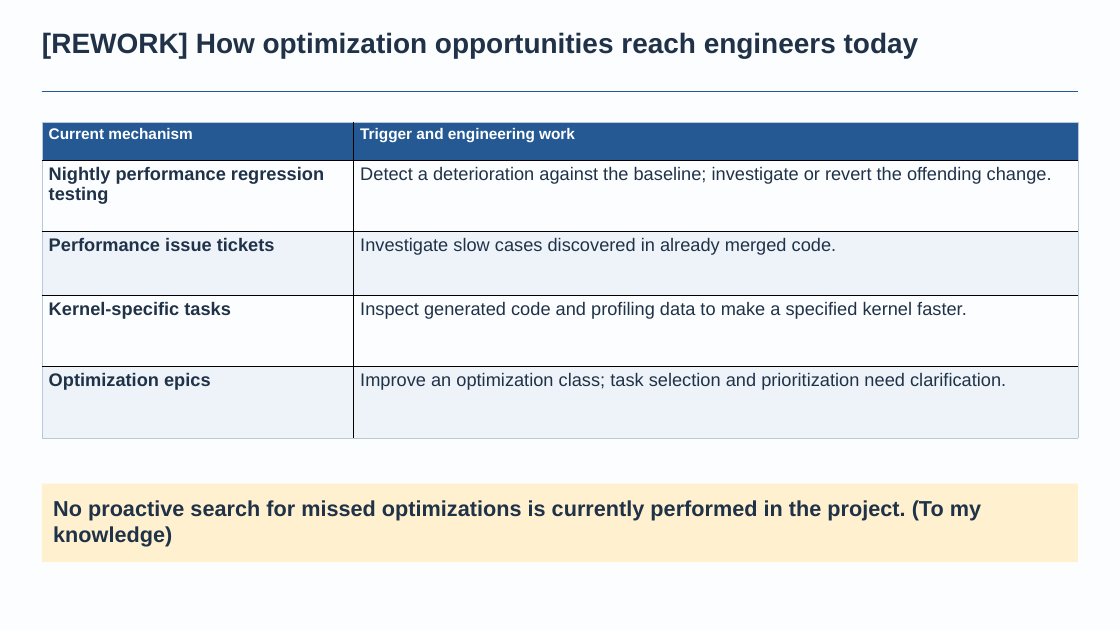
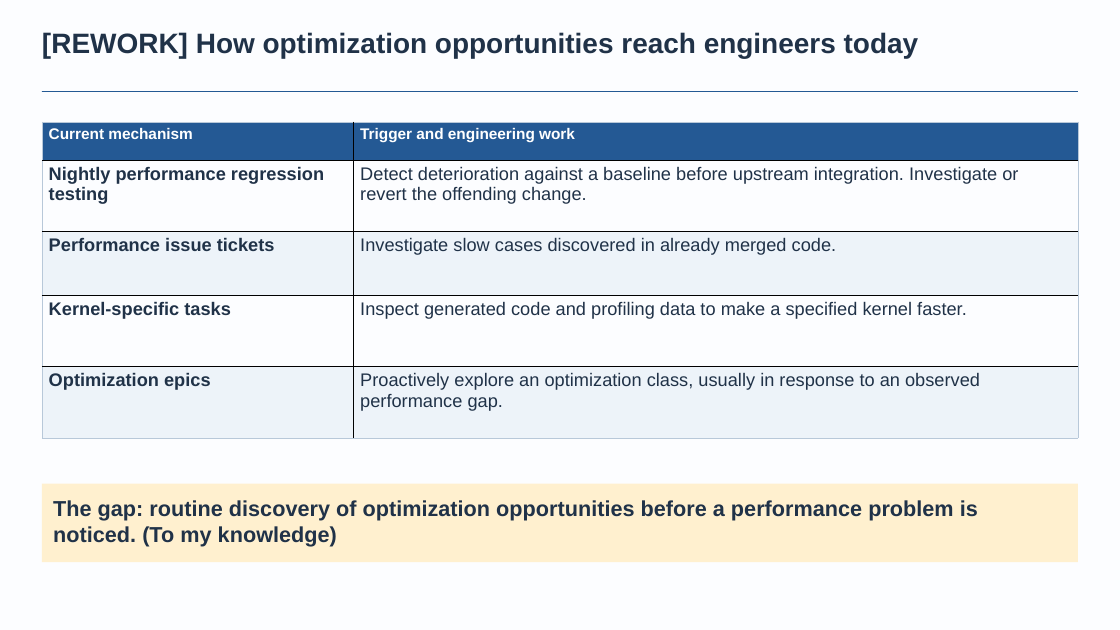
Before and after one commit to BonZirka/ascend-npu-optimization-research, a slide deck: slide 2 of output/ascend-optimization-pitch/ascend-optimization-technical.pptx. Drawn at 1120x630 pixels with LibreOffice and Linux fonts; fonts in the diff are those of the drawing. Boxes give left, top, right and bottom in pixels: in the first picture for what was removed or moved away, otherwise in the second. Text is boxed around its words. In the diff, an @@ line names an element or a change of style, - is before the commit and + after.

Commit message:
Clarify missed-optimization motivation and research starting points
Recognize problem-triggered proactive optimization epics, remove internal question identifiers, reproduce full paper titles and add concrete harness, validation and metric candidates with scope limits and primary references.

```diff
--- a/output/ascend-optimization-pitch/ascend-optimization-technical.pptx
+++ b/output/ascend-optimization-pitch/ascend-optimization-technical.pptx
@@ table at box(42, 122, 1078, 438) @@
-row 2, column 2: Detect a deterioration against the baseline; investigate or revert the offending change.
+row 2, column 2: Detect deterioration against a baseline before upstream integration. Investigate or revert the offending change.
-row 5, column 2: Improve an optimization class; task selection and prioritization need clarification.
+row 5, column 2: Proactively explore an optimization class, usually in response to an observed performance gap.
@@ text in rectangle at box(53, 500, 978, 547): text changed @@
-No proactive search for missed optimizations is currently performed in the project. (To my knowledge)
+The gap: routine discovery of optimization opportunities before a performance problem is noticed. (To my knowledge)
```
Also in this commit, not shown: 5 other slides changed, 4 slides added, 3 slides removed, 6 other files.
